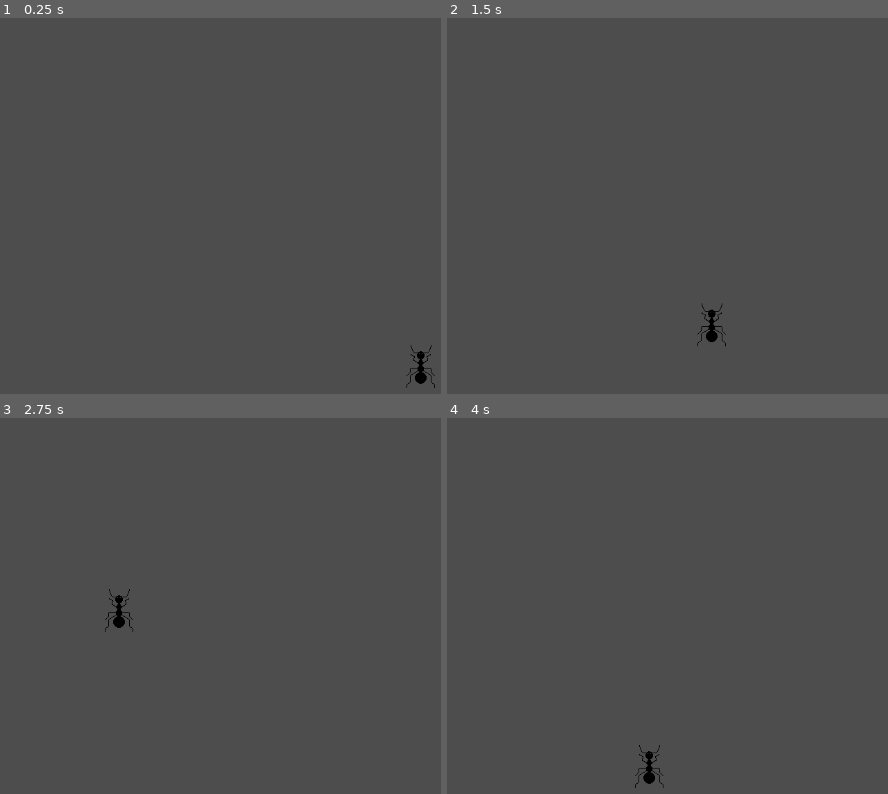
Above: before the commit, frames 1-4 (two rows, left to right).
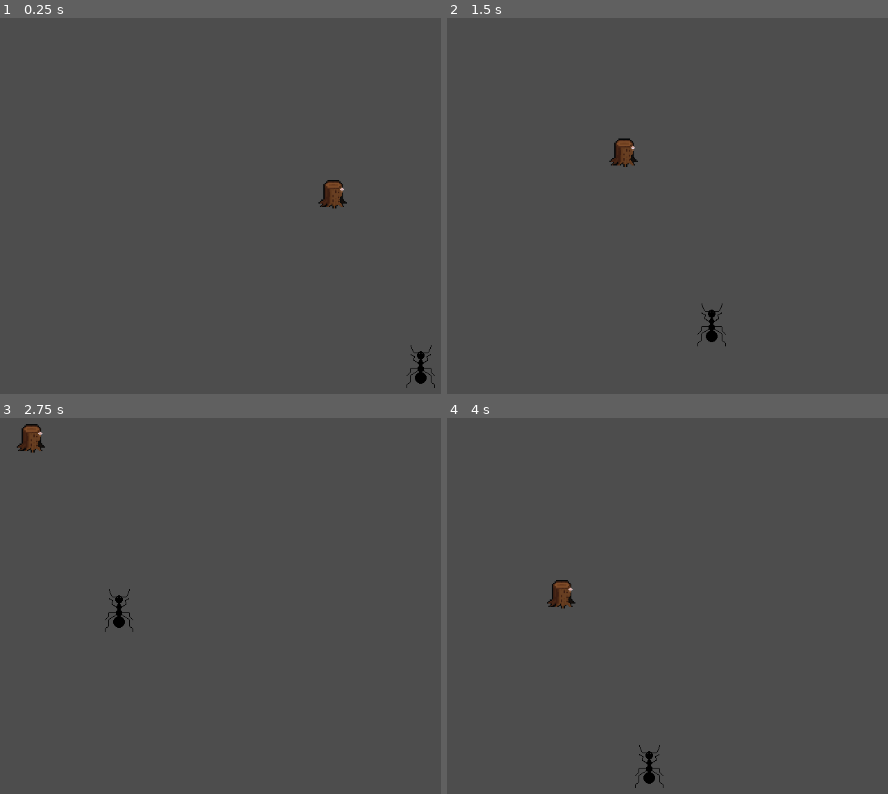
Above: after the commit, the same moments.

Repository: lotuscramoisi/Croumis
Game: Godot game, scene res://scene/game.tscn
Same seed, same stepped clock (60 frames per second), same inputs: the game is played once before the commit and once after it.
Inputs:
- Up to frame 1 (0.25 s): no input
- Up to frame 2 (1.5 s): tap Enter at 0.5 s; hold D (input_right) 0.53-1.28 s; hold S (input_down) from 1.28 s (still down)
- Up to frame 3 (2.75 s): release S (input_down) at 2.03 s; hold D (input_right) from 2.03 s (still down)
- Up to frame 4 (4 s): release D (input_right) at 2.78 s; hold W (input_up) 2.78-3.53 s; hold A (input_left) from 3.53 s (still down)

The runs differ from the first frame. In frame 1, 0.3% of the frame differs, in the area x 72-79%, y 43-51%; in frame 2, 0.3%, in the area x 36-44%, y 31-40%; in frame 3, 0.3%; in frame 4, 0.3%.

Commit message:
Instantiate worldmap

Diff:
--- /dev/null
+++ b/Worldmap.tscn
@@ -0,0 +1,16 @@
+[gd_scene load_steps=4 format=3 uid="uid://k70qvyf720uu"]
+
+[ext_resource type="Texture2D" uid="uid://crgc5e81lqx73" path="res://assets/Nest.png" id="1_0qjxx"]
+
+[sub_resource type="TileSetAtlasSource" id="TileSetAtlasSource_ermum"]
+texture = ExtResource("1_0qjxx")
+texture_region_size = Vector2i(128, 128)
+0:0/0 = 0
+
+[sub_resource type="TileSet" id="TileSet_gftbl"]
+tile_size = Vector2i(128, 128)
+sources/0 = SubResource("TileSetAtlasSource_ermum")
+
+[node name="TileMapLayer" type="TileMapLayer"]
+tile_map_data = PackedByteArray(0, 0, 0, 0, 0, 0, 0, 0, 0, 0, 0, 0, 0, 0)
+tile_set = SubResource("TileSet_gftbl")
--- /dev/null
+++ b/code/spawnAnt.gd
@@ -0,0 +1,40 @@
+extends Node2D
+
+@export var tilemap: TileMapLayer          # Reference to your TileMap
+@export var ant: PackedScene         # The PackedScene for the ant enemy
+@export var spawn_layer: int = 1      # The spawn layer in your TileMap (if you are using layers)
+@export var enemy_parent: Node2D     # Optional: Parent node for organization (optional)
+
+func _ready() -> void:
+	pass
+
+# Spawn the ant
+func spawn_ant():
+	var spawn_positions = get_spawn_positions()
+	if spawn_positions.is_empty():
+		print("No spawn positions available!")
+		return
+
+	var spawn_position = spawn_positions.pick_random()
+	var enemy = ant.instantiate()  # Create a new instance of the ant
+
+	enemy.position = spawn_position  # Set the position of the ant in the world
+
+	# Optionally, add the ant to an "Enemies" node for organization
+	if enemy_parent:
+		enemy_parent.add_child(enemy)
+	else:
+		add_child(enemy)  # If no "Enemies" node, just add it directly to the AntSpawner
+
+# Get positions where ants can spawn
+func get_spawn_positions() -> Array:
+	var spawn_positions = []
+
+	# Get the used cells on the specified layer
+	var used_cells = tilemap.get_used_cells()
+
+	for cell in used_cells:
+		var world_position = tilemap.map_to_local(cell)
+		spawn_positions.append(world_position)
+
+	return spawn_positions
--- a/scene/game.tscn
+++ b/scene/game.tscn
@@ -1,7 +1,8 @@
-[gd_scene load_steps=3 format=3 uid="uid://d3ms6mwgycy7l"]
+[gd_scene load_steps=4 format=3 uid="uid://d3ms6mwgycy7l"]
 
 [ext_resource type="PackedScene" uid="uid://b44rpcwb78k1y" path="res://scene/fourmie.tscn" id="1_3f6nr"]
-[ext_resource type="PackedScene" uid="uid://cx3t6flflc4ln" path="res://scene/camera.tscn" id="2_ynv8h"]
+[ext_resource type="PackedScene" path="res://scene/camera.tscn" id="2_ynv8h"]
+[ext_resource type="PackedScene" uid="uid://k70qvyf720uu" path="res://Worldmap.tscn" id="3_0ooj0"]
 
 [node name="game" type="Node2D"]
 
@@ -9,3 +10,5 @@
 position = Vector2(160, 281)
 
 [node name="CharacterBody2D" parent="." instance=ExtResource("2_ynv8h")]
+
+[node name="TileMapLayer" parent="." instance=ExtResource("3_0ooj0")]
Binary file added: assets/Nest.png
Not shown, added: assets/Nest.png.import
Not shown, added: scene/gamF51E.tmp
